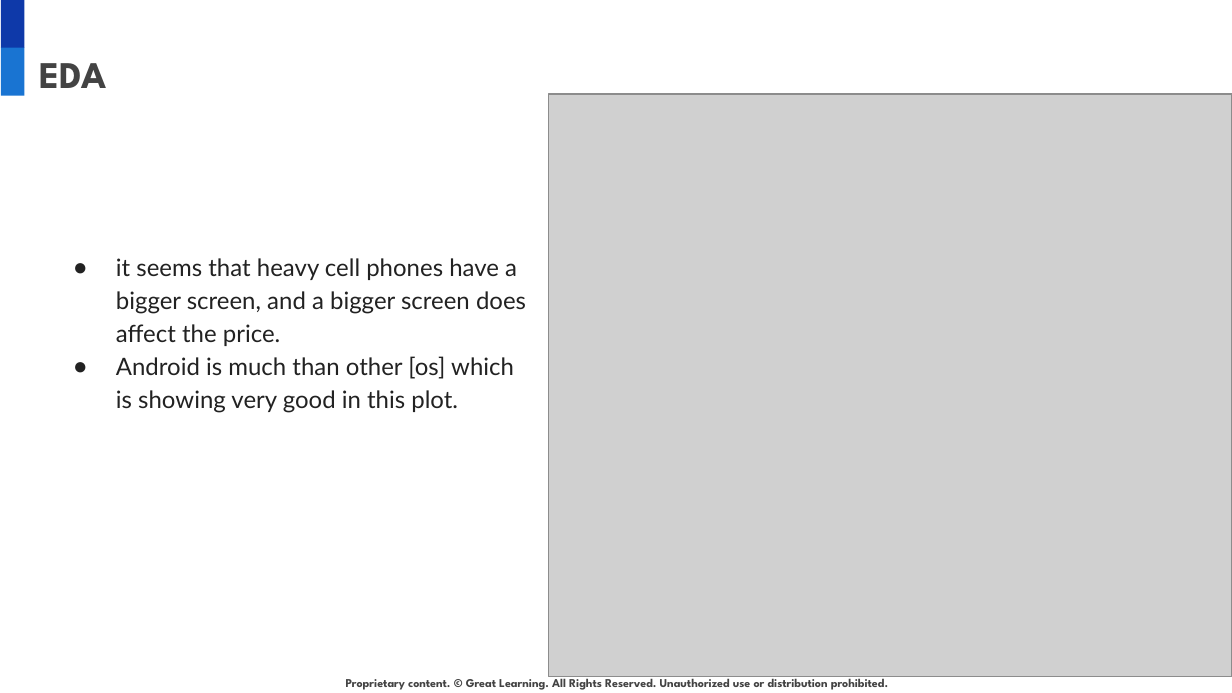
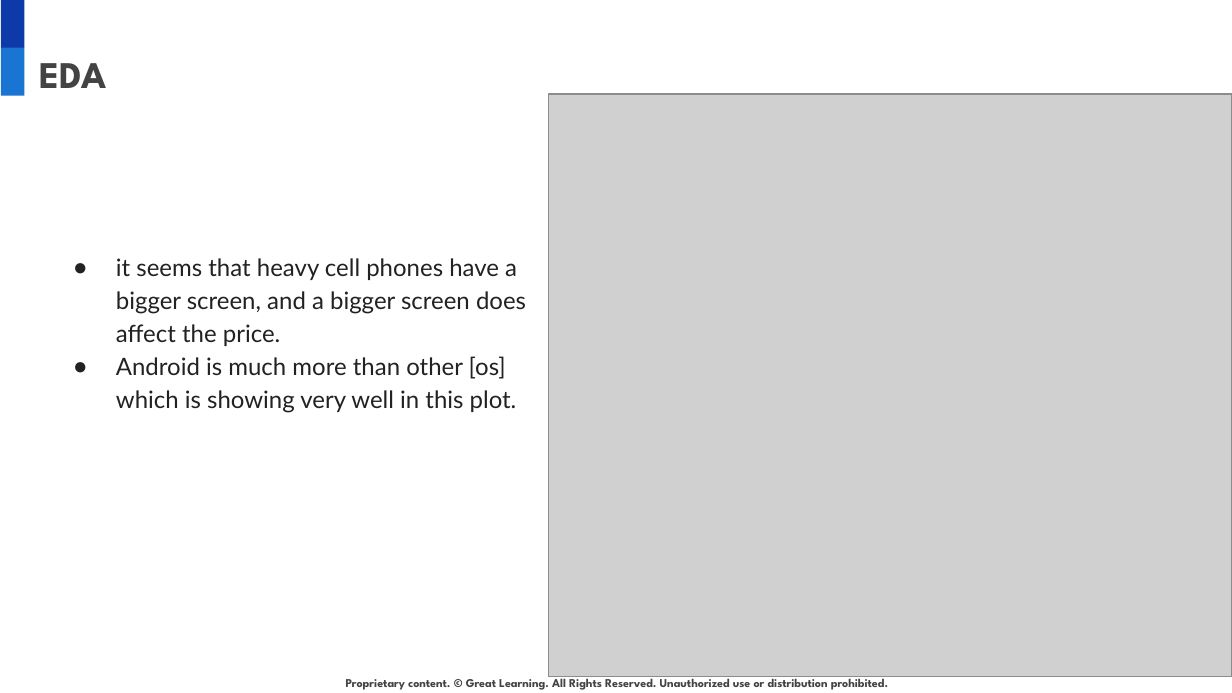
Before and after one commit to narges-shahmo/UT-Austin-Data-Science-Post-Graduate, a slide deck: slide 7 of linear regression/used_cellphone_presentation.pptx (slide 8 before the commit). Drawn at 1232x693 pixels with LibreOffice and Linux fonts; fonts in the diff are those of the drawing; grey boxes stand for pictures; background and template pictures are left out. Boxes give left, top, right and bottom in pixels: in the first picture for what was removed or moved away, otherwise in the second. Text is boxed around its words. In the diff, an @@ line names an element or a change of style, - is before the commit and + after.

```diff
--- a/linear regression/used_cellphone_presentation.pptx
+++ b/linear regression/used_cellphone_presentation.pptx
@@ text at (x1=116, y1=356, x2=517, y2=413): text changed @@
-● Android is much than other [os] which is showing very good in this plot.
+● Android is much more than other [os] which is showing very well in this plot.
```
Also in this commit, not shown: 5 other slides changed, 4 slides added, 2 slides removed, 2 other files.
